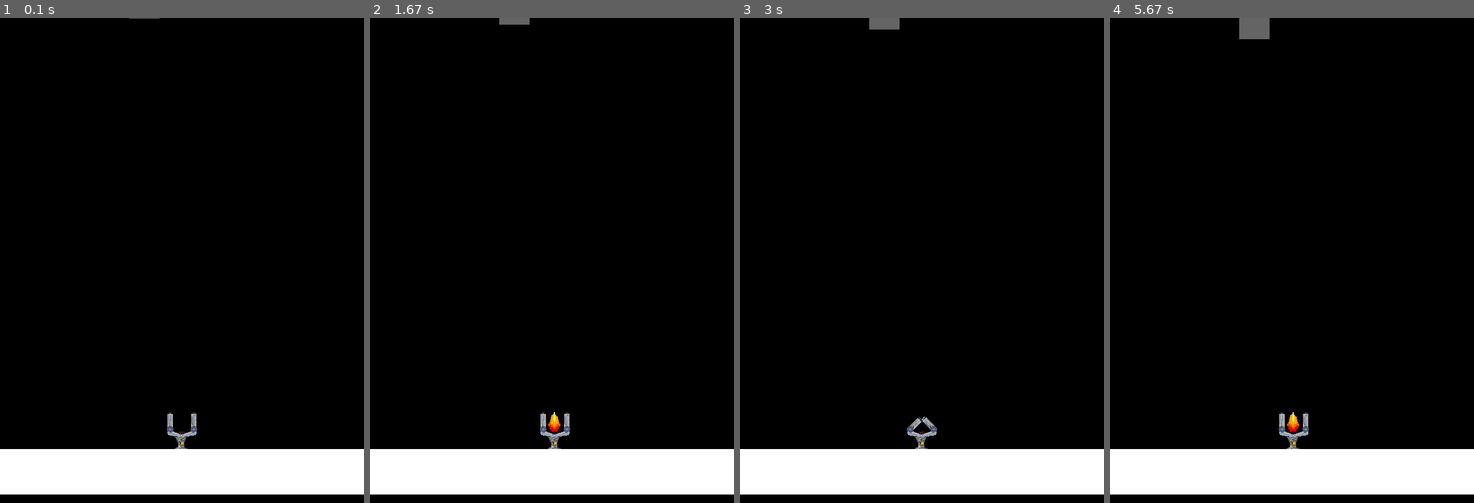
Above: before the commit, frames 1-4 (left to right).
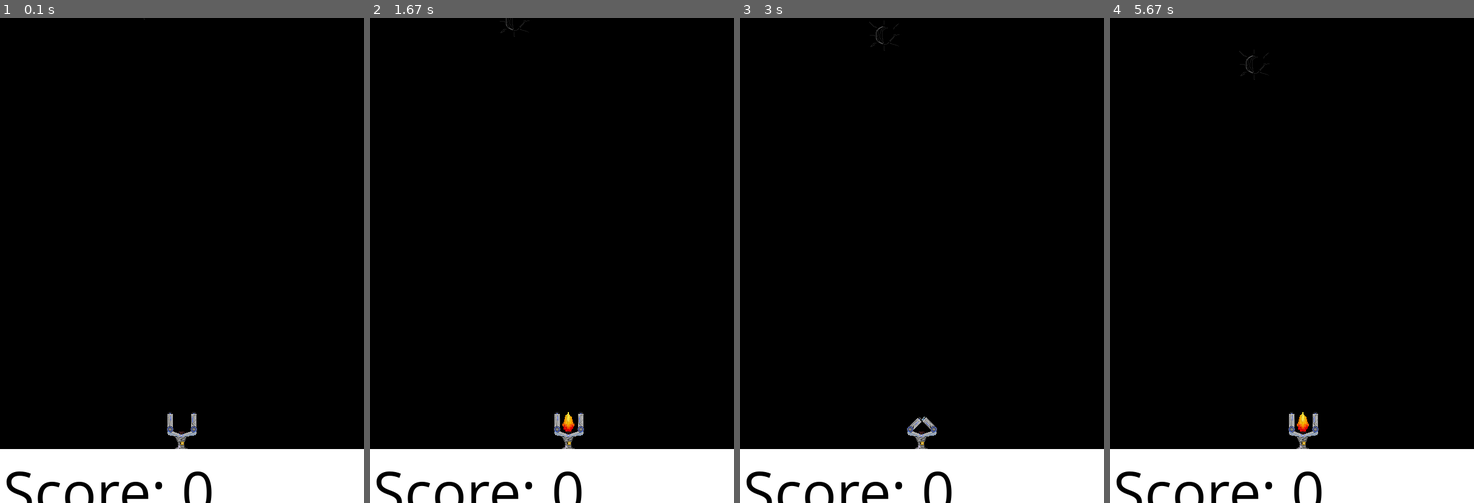
Above: after the commit, the same moments.

Repository: atanas-rujinov/pygame-project
Game: pygame game, started from game.py
Two runs of this game, one before a commit and one after it. Both use one fixed random seed, a clock stepped at 60 frames per second and the inputs below.
Inputs:
- Up to frame 1 (0.1 s): no input
- Up to frame 2 (1.67 s): hold Right 0.33-0.8 s; hold Up 0.83-1.13 s; hold Right 1.17-1.63 s
- Up to frame 3 (3 s): hold Left 1.67-2.2 s; hold Down 2.23-2.53 s; hold Left 2.57-2.97 s
- Up to frame 4 (5.67 s): hold Up 3-3.37 s; hold Right 3.4-4.03 s; hold Down 4.07-4.43 s; hold Left 4.47-4.93 s; hold Right 4.97-5.43 s; hold Up from 5.47 s (still down)

The runs differ from the first frame. In frame 1, 2.2% of the frame differs, in the area x 0-100%, y 0-100%; in frame 2, 2.8%; in frame 3, 2.4%; in frame 4, 3.1%.

Commit message:
added basic scoreboard

Diff:
--- a/game.py
+++ b/game.py
@@ -3,6 +3,8 @@
 import time
 
 pygame.init()
+pygame.font.init()
+font = pygame.font.SysFont('Comic Sans MS', 100)
 
 SCREEN_WIDTH = 600
 SCREEN_HEIGHT = 800
@@ -10,14 +12,18 @@
 PLAYER_WIDTH = 50
 PLAYER_HEIGHT = 75
 PLAYER_BOTTOM = 75
-PLAYER_SPEED = 0.1
+PLAYER_SPEED = 0.5
 OBJECT_WIDTH = 50
 OBJECT_HEIGHT = 50
-OBJECT_SPEED = 0.1
 OBJECTS_DISTANCE = 200
 ACTUAL_HEIGHT = SCREEN_HEIGHT - PLAYER_BOTTOM - PLAYER_HEIGHT
 
+objectSpeed = 0.3
+
 score = 0
+scoreLastStep = 0
+
+textSurface = font.render(str(score), False, (0, 0, 0))
 
 playerX = SCREEN_WIDTH / 2 - PLAYER_WIDTH / 2
 running = True
@@ -25,6 +31,9 @@
 goingRight = False
 directionPriority = ""
 playerImage = pygame.image.load("opened.png")
+bombImage = pygame.image.load("bomb.png")
+trashImage = pygame.image.load("trash.png")
+fruitImage = pygame.image.load("fruit.png")
 
 class Object:
     def __init__(self, x, y, type):
@@ -42,7 +51,7 @@
 armStateTimestamp = time.time()
 
 def checkCollision(object):
-    if playerX < object.x + OBJECT_WIDTH and playerX + PLAYER_WIDTH > object.x and SCREEN_HEIGHT - PLAYER_BOTTOM - PLAYER_HEIGHT < object.y + OBJECT_HEIGHT and SCREEN_HEIGHT - PLAYER_BOTTOM > object.y:
+    if playerX < object.x + OBJECT_WIDTH and playerX + PLAYER_WIDTH > object.x and SCREEN_HEIGHT - PLAYER_BOTTOM - PLAYER_HEIGHT < object.y + OBJECT_HEIGHT and SCREEN_HEIGHT - PLAYER_BOTTOM - 44 > object.y + OBJECT_HEIGHT:
         return True
     else:
         return False
@@ -108,8 +117,14 @@
     SCREEN.fill((0, 0, 0))
 
     for object in objects:
-        pygame.draw.rect(SCREEN, object.color, (object.x, object.y, OBJECT_WIDTH, OBJECT_HEIGHT))
-        object.y += OBJECT_SPEED
+        if object.type == "bomb":
+            SCREEN.blit(bombImage, (object.x, object.y))
+        elif object.type == "trash":
+            SCREEN.blit(trashImage, (object.x, object.y))
+        else:
+            SCREEN.blit(fruitImage, (object.x, object.y))
+
+        object.y += objectSpeed
 
         if checkCollision(object):
             if object.type == "trash":
@@ -175,8 +190,38 @@
             objects.append(Object(random.randint(0, SCREEN_WIDTH - OBJECT_WIDTH), 0 - OBJECT_HEIGHT, type))
 
 
+    if score > scoreLastStep+3:
+        objectSpeed += 0.1
+        scoreLastStep = score
+
     SCREEN.blit(playerImage, (playerX, SCREEN_HEIGHT-PLAYER_HEIGHT-PLAYER_BOTTOM))
-   # pygame.draw.rect(SCREEN, (255, 0, 0), (playerX, SCREEN_HEIGHT-PLAYER_HEIGHT-PLAYER_BOTTOM, 50, 75))
-    pygame.draw.rect(SCREEN, (255,255,255), (0, SCREEN_HEIGHT-PLAYER_BOTTOM-14, SCREEN_WIDTH, PLAYER_BOTTOM))
+    pygame.draw.rect(SCREEN, (255,255,255), (0, SCREEN_HEIGHT-PLAYER_BOTTOM-14, SCREEN_WIDTH, PLAYER_BOTTOM+14))
+    textSurface = font.render("Score: " + str(score), True, (0, 0, 0))
+    SCREEN.blit(textSurface, (5, SCREEN_HEIGHT-PLAYER_BOTTOM-10))
     pygame.display.update()
     print(score)
+
+#print("Game over! Your score is: " + str(score) + "Enter your name:")
+pygame.draw.rect(SCREEN, (255,255,255), (0, SCREEN_HEIGHT-PLAYER_BOTTOM-14, SCREEN_WIDTH, PLAYER_BOTTOM+14))
+textSurface = font.render("Game over!", True, (0, 0, 0))
+SCREEN.blit(textSurface, (5, SCREEN_HEIGHT-PLAYER_BOTTOM-10))
+pygame.display.update()
+time.sleep(1)
+pygame.draw.rect(SCREEN, (255,255,255), (0, SCREEN_HEIGHT-PLAYER_BOTTOM-14, SCREEN_WIDTH, PLAYER_BOTTOM+14))
+textSurface = font.render("Score: " + str(score), True, (0, 0, 0))
+pygame.display.update()
+time.sleep(1)
+pygame.draw.rect(SCREEN, (255,255,255), (0, SCREEN_HEIGHT-PLAYER_BOTTOM-14, SCREEN_WIDTH, PLAYER_BOTTOM+14))
+textSurface = font.render("Enter your name:", True, (0, 0, 0))
+SCREEN.blit(textSurface, (5, SCREEN_HEIGHT-PLAYER_BOTTOM-10))
+pygame.display.update()
+
+
+
+name = input()
+with open("scores.txt", "a") as file:
+    file.write(name + " " + str(score) + "\n")
+print("Scoreboard:")
+with open("scores.txt", "r") as file:
+    for line in file:
+        print(line)
Binary file added: bomb.png
Binary file added: fruit.png
Binary file added: trash.png
Not shown, added: .gitignore
